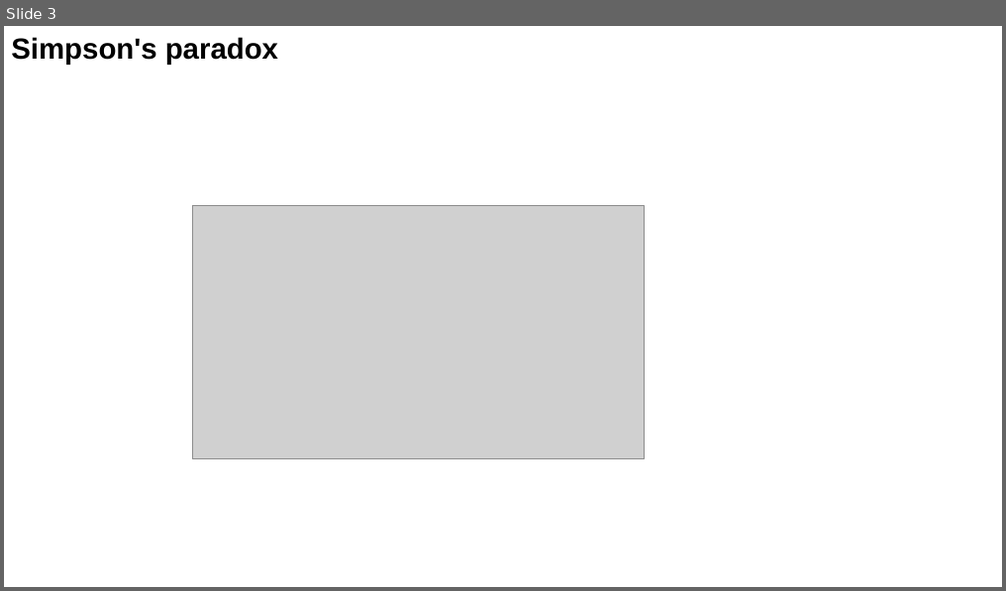
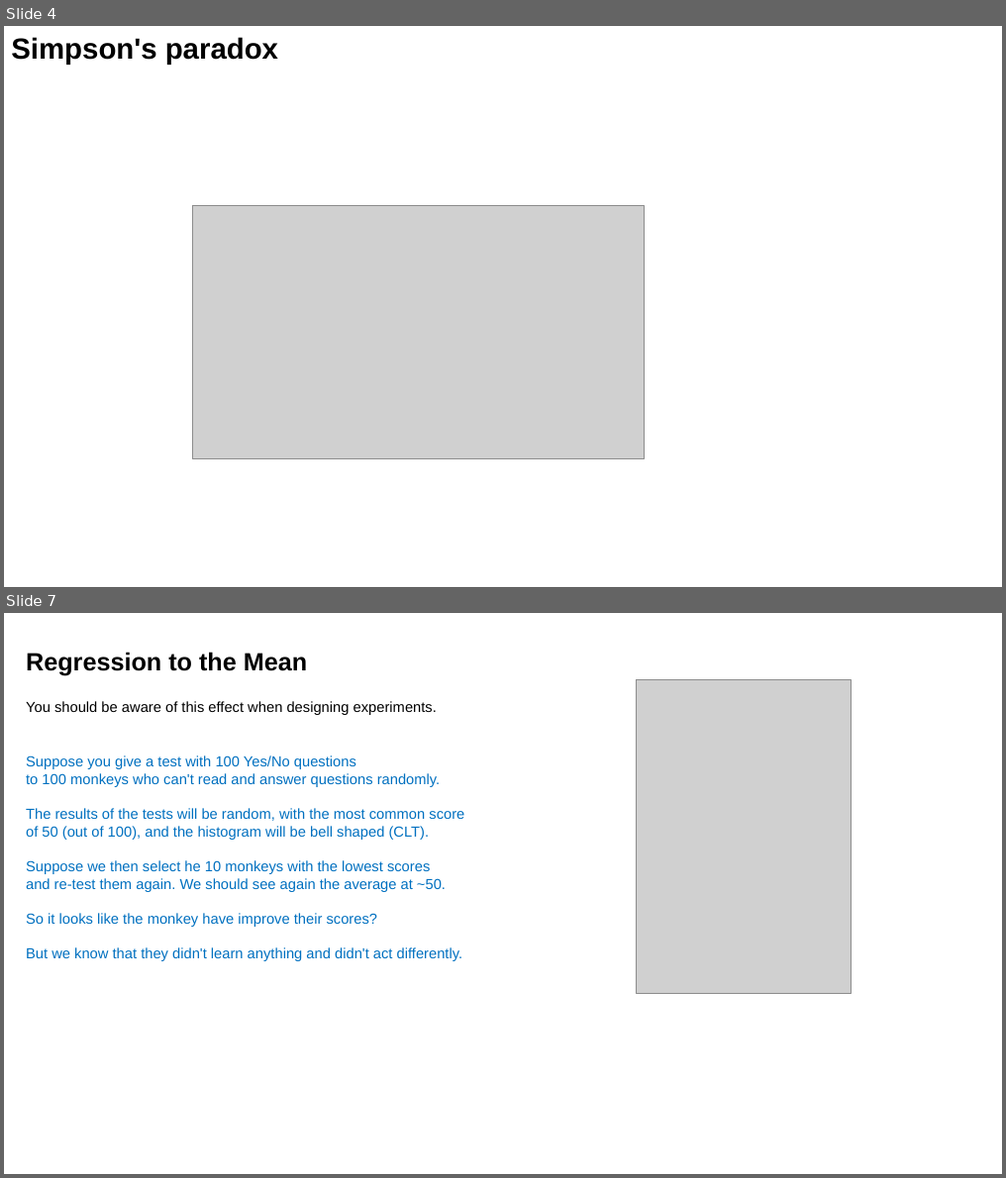
Before and after one commit to lselector/ml_ai_doc, a slide deck: statistics_15_lies_paradoxes.pptx. Shown one above the other, each under a label of ours: slide 3 before the commit, slides 4 and 7 after it; the slides between them are not shown. The pictures are 1006x591 and 1006x1178 pixels, drawn with LibreOffice and Linux fonts; fonts in the diff are those of the drawing; grey boxes stand for pictures. Boxes give left, top, right and bottom in pixels: in the first picture for what was removed or moved away, otherwise in the second. Text is boxed around its words. In the diff, an @@ line names an element or a change of style, - is before the commit and + after.

```diff
--- a/statistics_15_lies_paradoxes.pptx
+++ b/statistics_15_lies_paradoxes.pptx
@@ slide 7 added at box(4, 613, 1002, 1174), background #FFFFFF @@
@@ text added at box(26, 652, 307, 675), 24 pt, text #000000, bold @@
+Regression to the Mean
@@ text added at box(26, 701, 437, 715), 14 pt, text #000000 @@
+You should be aware of this effect when designing experiments.
@@ picture added at box(636, 679, 851, 993) @@
@@ text added at box(26, 756, 464, 961), 14 pt, text #0070C0 @@
+Suppose you give a test with 100 Yes/No questions
+to 100 monkeys who can't read and answer questions randomly.
+The results of the tests will be random, with the most common score of 50 (out of 100), and the histogram will be bell shaped (CLT).
+Suppose we then select he 10 monkeys with the lowest scores
+and re-test them again. We should see again the average at ~50.
+So it looks like the monkey have improve their scores?
+But we know that they didn't learn anything and didn't act differently.
@@ what was slide 3 is now slide 4 @@
```
Also in this commit, not shown: 2 slides changed, 4 other slides added, 2 other files.
